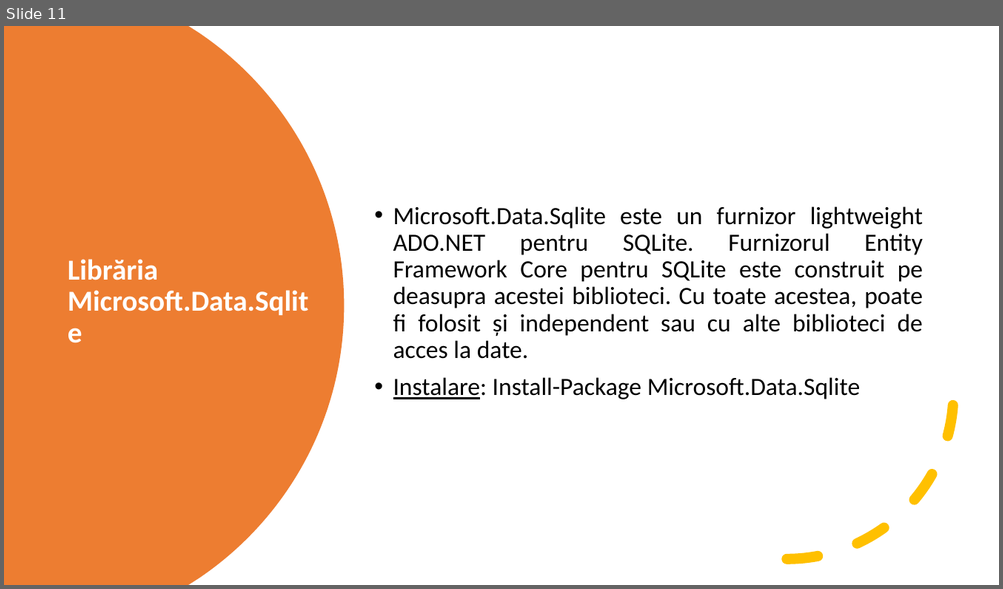
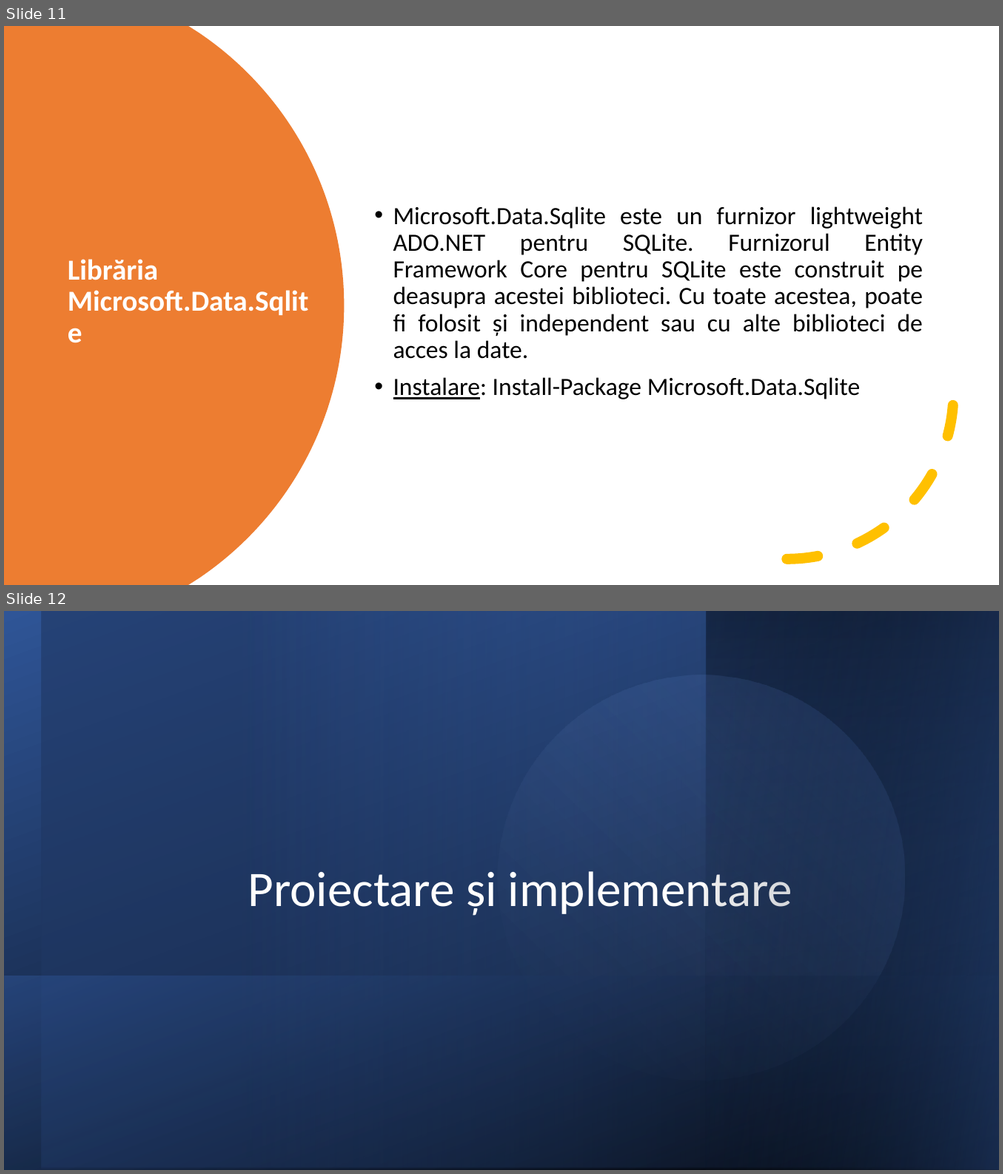
Before and after one commit to GoreaTudor/MyTinder, a slide deck: Presentation.pptx. Shown one above the other, each under a label of ours: slide 11 before the commit, slides 11 and 12 after it. The pictures are 1003x589 and 1003x1174 pixels, drawn with LibreOffice and Linux fonts; fonts in the diff are those of the drawing. Boxes give left, top, right and bottom in pixels: in the first picture for what was removed or moved away, otherwise in the second. Text is boxed around its words. In the diff, an @@ line names an element or a change of style, - is before the commit and + after.

```diff
--- a/Presentation.pptx
+++ b/Presentation.pptx
@@ slide 12 added at (4,611,999,1170), background #FFFFFF @@
@@ rectangle added at (4,611,999,1170), fill gradient #000000 to #2F5597 @@
@@ rectangle added at (41,611,999,1169), fill gradient #203864 to #4472C4 @@
@@ ellipse added at (451,629,951,1128), fill gradient #4472C4 to #8FAADC @@
@@ rectangle added at (706,612,999,1170), fill gradient #2F5597 to #000000 @@
@@ rectangle added at (706,611,999,1170), fill gradient #2F5597 to #000000 @@
@@ title added at (248,871,793,916), 48 pt, text #FFFFFF @@
+Proiectare și implementare
@@ rectangle added at (5,977,999,1170), fill gradient #2F5597 to #000000 @@
```
Also in this commit, not shown: 2 other slides added, 1 other file.
